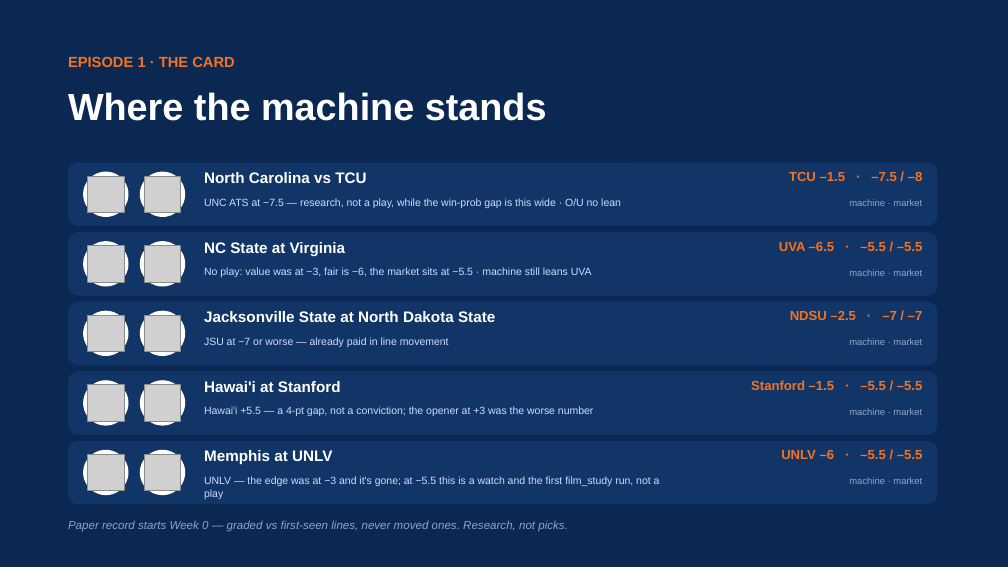
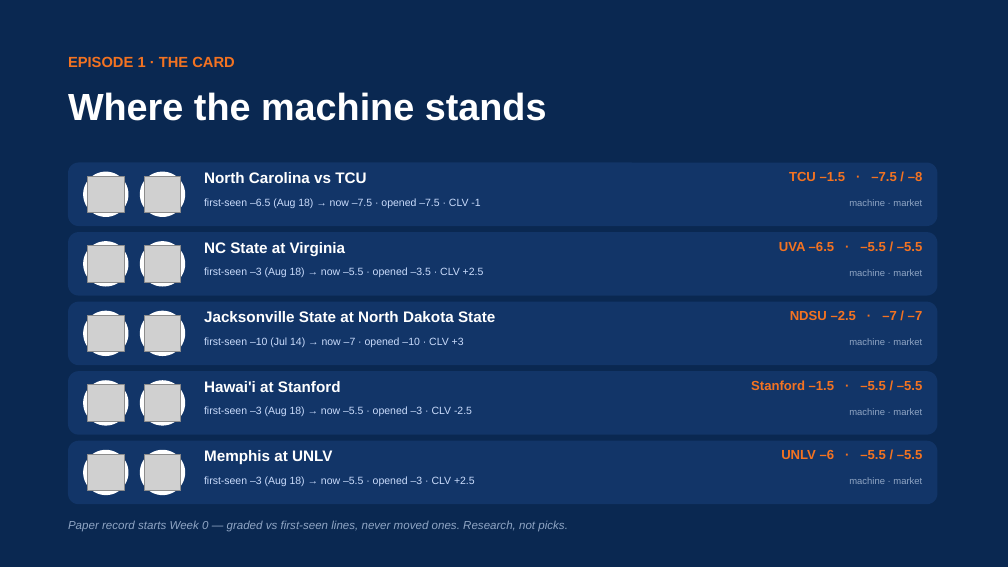
Before and after one commit to lucasalvarezflorida-lab/ncaa-fbs-analytics, a slide deck: slide 12 of decks/2026_Week0_Episode1.pptx. Drawn at 1008x567 pixels with LibreOffice and Linux fonts; fonts in the diff are those of the drawing; grey boxes stand for pictures. Boxes give left, top, right and bottom in pixels: in the first picture for what was removed or moved away, otherwise in the second. Text is boxed around its words. In the diff, an @@ line names an element or a change of style, - is before the commit and + after.

```diff
--- a/decks/2026_Week0_Episode1.pptx
+++ b/decks/2026_Week0_Episode1.pptx
@@ text at (x1=204, y1=198, x2=480, y2=208): text changed @@
-UNC ATS at −7.5 — research, not a play, while the win-prob gap is this wide · O/U no lean
+first-seen –6.5 (Aug 18) → now –7.5 · opened –7.5 · CLV -1
@@ text at (x1=204, y1=267, x2=484, y2=277): text changed @@
-No play: value was at −3, fair is −6, the market sits at −5.5 · machine still leans UVA
+first-seen –3 (Aug 18) → now –5.5 · opened –3.5 · CLV +2.5
@@ text at (x1=204, y1=337, x2=464, y2=347): text changed @@
-JSU at −7 or worse — already paid in line movement
+first-seen –10 (Jul 14) → now –7 · opened –10 · CLV +3
@@ text at (x1=204, y1=406, x2=472, y2=416): text changed @@
-Hawai'i +5.5 — a 4-pt gap, not a conviction; the opener at +3 was the worse number
+first-seen –3 (Aug 18) → now –5.5 · opened –3 · CLV -2.5
@@ text at (x1=204, y1=476, x2=475, y2=486): text changed @@
-UNLV — the edge was at −3 and it's gone; at −5.5 this is a watch and the first film_study run, not a play
+first-seen –3 (Aug 18) → now –5.5 · opened –3 · CLV +2.5
```
Also in this commit, not shown: 10 other slides changed, 1 other file.
